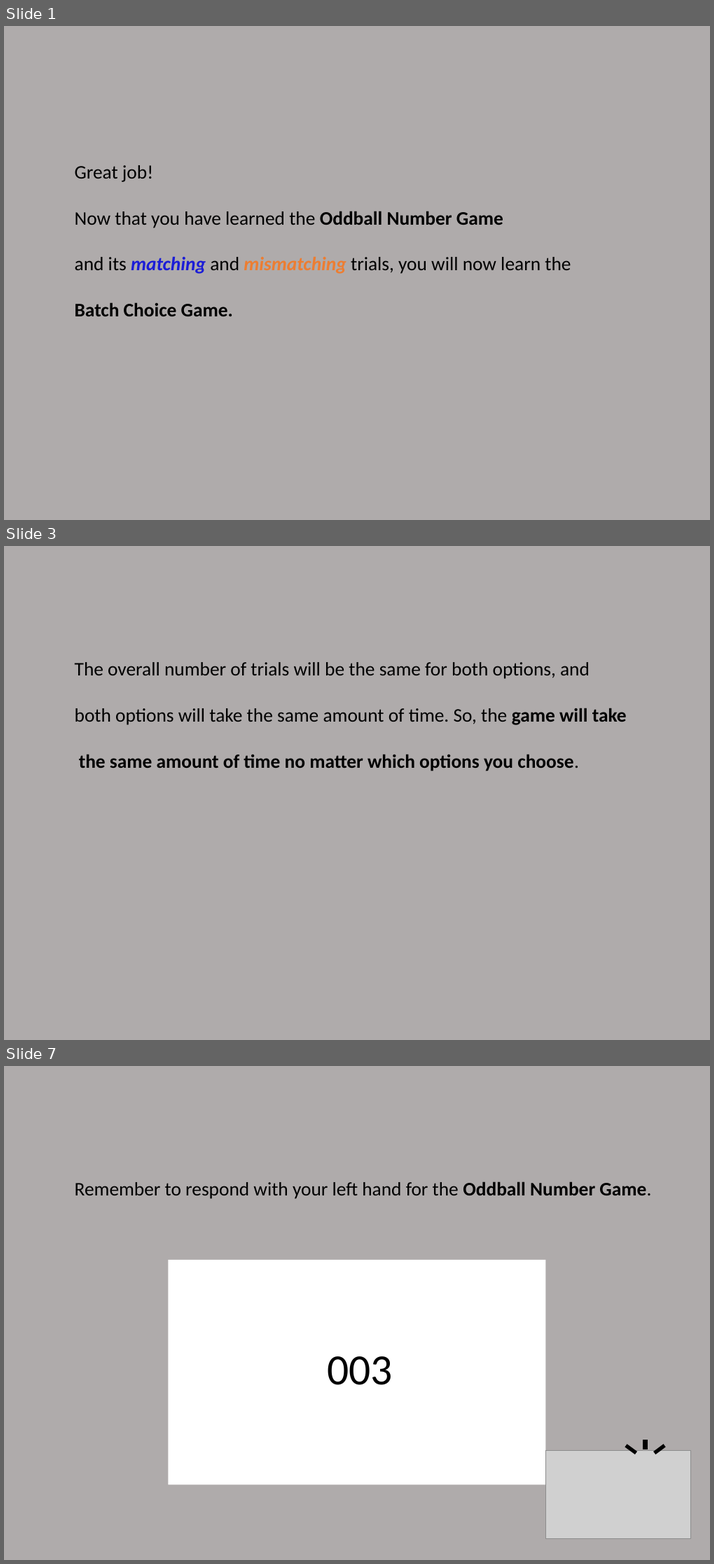
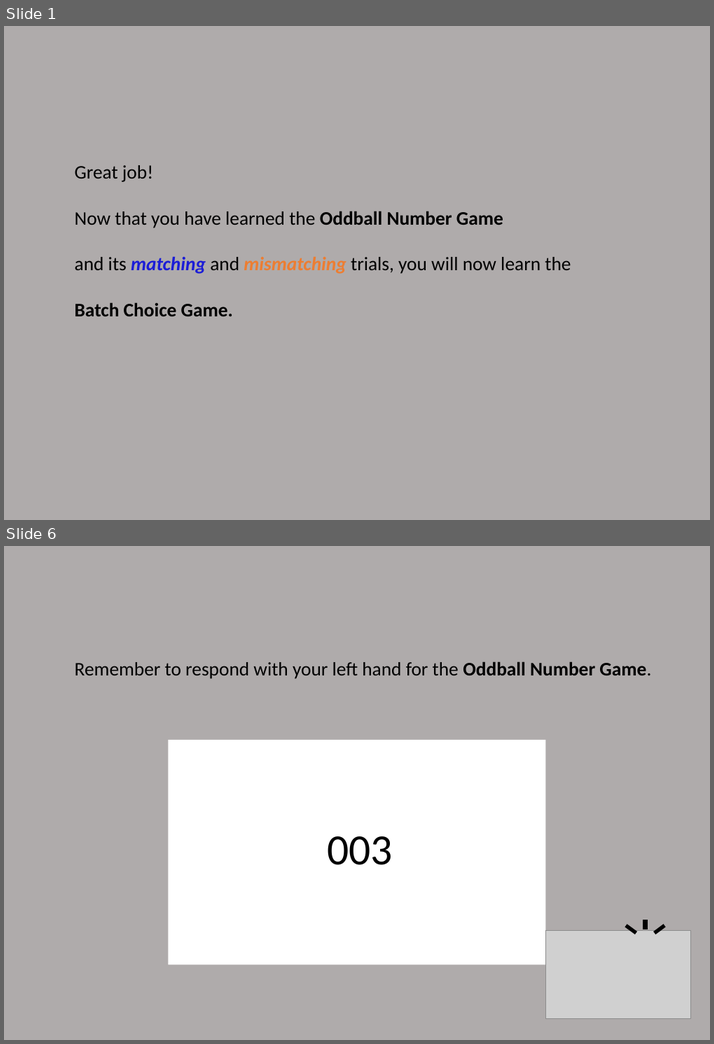
Before and after one commit to lizzytong2589/MSIT-demand-selection, a slide deck: nivturk-prolific/app/static/Instructions/instructions_DST/instructions_DST.pptx. Shown one above the other, each under a label of ours: slides 1, 3 and 7 before the commit, slides 1 and 6 after it; the slides between them are not shown. The pictures are 714x1564 and 714x1044 pixels, drawn with LibreOffice and Linux fonts; fonts in the diff are those of the drawing; grey boxes stand for pictures. Boxes give left, top, right and bottom in pixels: in the first picture for what was removed or moved away, otherwise in the second. Text is boxed around its words. In the diff, an @@ line names an element or a change of style, - is before the commit and + after.

```diff
--- a/nivturk-prolific/app/static/Instructions/instructions_DST/instructions_DST.pptx
+++ b/nivturk-prolific/app/static/Instructions/instructions_DST/instructions_DST.pptx
@@ slide 3 removed at <box>4,546,710,1040</box>, background #AFABAB @@
@@ text removed at <box>75,662,626,771</box> @@
-The overall number of trials will be the same for both options, and
-both options will take the same amount of time. So, the game will take
-the same amount of time no matter which options you choose.
@@ what was slide 7 is now slide 6 @@
```
Also in this commit, not shown: 6 slides changed, 2 slides added, 14 other files.
